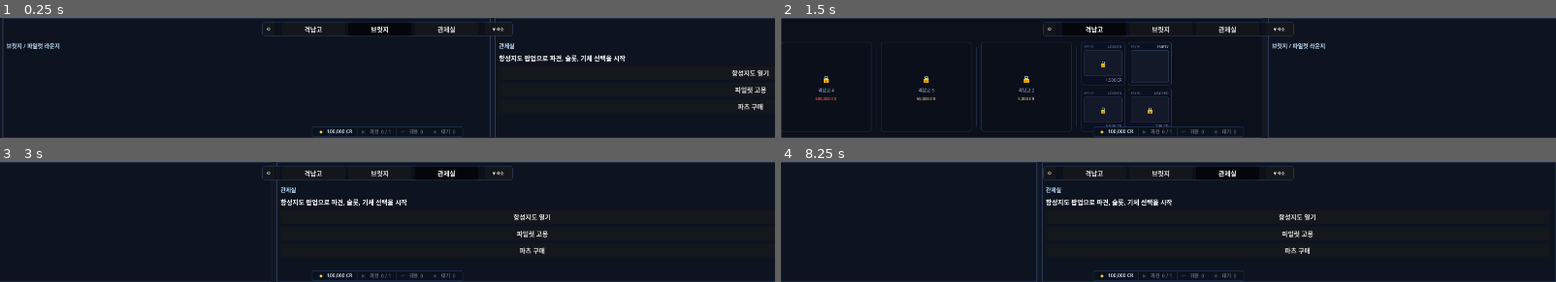
Above: before the commit, frames 1-4 (two rows, left to right).
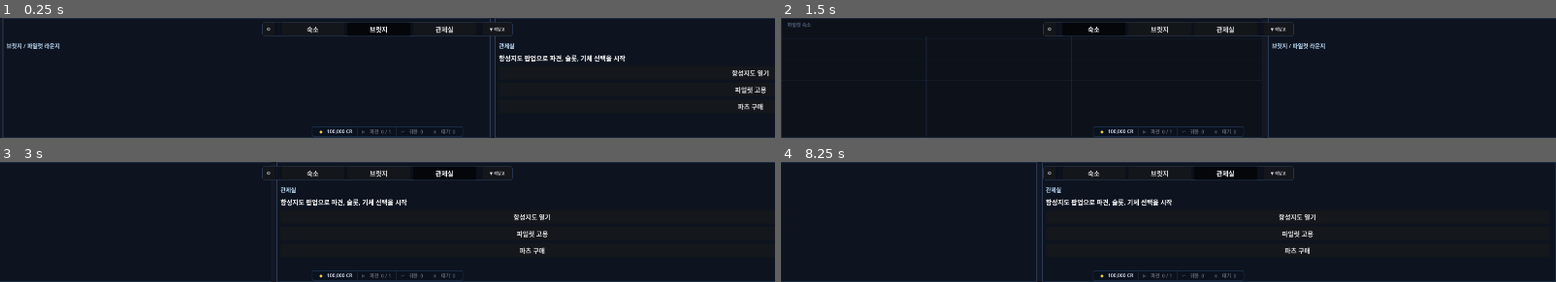
Above: after the commit, the same moments.

Repository: havergooday/dockclicker
Game: Godot game, scene res://scenes/main/main.tscn
Same seed, same stepped clock (60 frames per second), same inputs: the game is played once before the commit and once after it.
Inputs (mouse positions are in pixels of both pictures, inside the frame that each line leads up to):
- Up to frame 1 (0.25 s): no input
- Up to frame 2 (1.5 s): click (1091, 28) at 0.5 s, where only the run before the commit has a clickable "격납고"; click (1091, 28) at 1.25 s, where only the run after the commit has a clickable "숙소"
- Up to frame 3 (3 s): click "브릿지" at 2 s; click "관제실" at 2.75 s
- Up to frame 4 (8.25 s): click "항성지도 열기" at 3.5 s; click "파일럿 고용" at 4.25 s; click "파츠 구매" at 5 s; click "⚙" at 5.75 s; click (1277, 172) at 6.5 s, where only the run before the commit has a clickable "▼ 숙소"; click (1277, 172) at 7.25 s, where only the run after the commit has a clickable "▼ 격납고"; click "× 닫기" at 8 s

The runs differ from the first frame. In frame 1, 0.3% of the frame differs, in the area x 39-66%, y 6-13%; in frame 2, 2.1%, in the area x 0-66%, y 3-99%; in frame 3, 0.3%; in frame 4, 0.3%.

Commit message:
feat: 격납고↔숙소 존 재배치 + 파일럿 로밍 영역 확대
- 격납고(HangarZone) → 하부 데크(0~3700px) 전체로 이동
- 상부 데크 격납고 자리 → 파일럿 숙소 구역(0~1200px)으로 교체
- 파일럿 로밍 레이어: 브릿지(1200~2420) → 숙소+브릿지(0~2420) 전체 확대
- 격납고 배치 개편: [그룹3][그룹2] | [그룹0 중앙] | [그룹1] 양방향 확장
- 첫 진입 시 그룹0 중앙 정렬, 재진입 시 이전 스크롤 위치 복원
- nav 탭: 격납고 → 숙소 / 데크 버튼: ▼ 격납고 / ▲ 상부

Co-Authored-By: Claude Sonnet 4.6 <noreply@anthropic.com>

Diff:
--- a/scripts/ui/hangar_zone.gd
+++ b/scripts/ui/hangar_zone.gd
@@ -16,7 +16,7 @@
 var _drag_start_x:   float           = -1.0
 var _drag_start_h:   int             = 0
 var _was_dragging:   bool            = false
-var _bay_scroll_pos: int             = 999999
+var _bay_scroll_pos: int             = -1    # -1 = 미초기화, 첫 빌드에서 중앙 정렬
 var _needs_rebuild:  bool            = false
 
 # 인라인 확인 상태 ("" | "hangar" | "bay")
@@ -129,8 +129,8 @@
 	var margin := MarginContainer.new()
 	margin.add_theme_constant_override("margin_top",    10)
 	margin.add_theme_constant_override("margin_bottom", 10)
-	margin.add_theme_constant_override("margin_left",   0)
-	margin.add_theme_constant_override("margin_right",  0)
+	margin.add_theme_constant_override("margin_left",   12)
+	margin.add_theme_constant_override("margin_right",  12)
 	margin.mouse_filter = Control.MOUSE_FILTER_IGNORE
 	scroll.add_child(margin)
 
@@ -140,30 +140,64 @@
 	margin.add_child(hbox)
 
 	var groups: Array = GameState.hangar_groups
-	var num := groups.size()
-
-	# 높은 인덱스(좌측)부터 0(우측) 순서로 추가
-	for rev in num:
-		var g_idx: int = num - 1 - rev
-		if rev > 0:
-			hbox.add_child(_make_sep())
+
+	# 새 레이아웃: [그룹3][그룹2] | [그룹0 중앙] | [그룹1]
+	# 좌측 확장: 3, 2 / 중앙 기본: 0 / 우측 확장: 1
+	var left_idxs  := [3, 2]
+	var center_idx := 0
+	var right_idxs := [1]
+
+	for g_idx: int in left_idxs:
+		if g_idx >= groups.size():
+			continue
 		var group: DispatchManager.HangarGroup = groups[g_idx]
 		if group.locked:
 			hbox.add_child(_make_hangar_block(g_idx, group))
 		else:
 			hbox.add_child(_make_hangar_grid(g_idx))
-
-	var rpad := Control.new()
-	rpad.custom_minimum_size = Vector2(12, 0)
-	rpad.mouse_filter = Control.MOUSE_FILTER_IGNORE
-	hbox.add_child(rpad)
+		hbox.add_child(_make_sep())
+
+	var center_group: DispatchManager.HangarGroup = groups[center_idx]
+	if center_group.locked:
+		hbox.add_child(_make_hangar_block(center_idx, center_group))
+	else:
+		hbox.add_child(_make_hangar_grid(center_idx))
+
+	for g_idx: int in right_idxs:
+		if g_idx >= groups.size():
+			continue
+		hbox.add_child(_make_sep())
+		var group: DispatchManager.HangarGroup = groups[g_idx]
+		if group.locked:
+			hbox.add_child(_make_hangar_block(g_idx, group))
+		else:
+			hbox.add_child(_make_hangar_grid(g_idx))
 
 	call_deferred("_restore_scroll")
+	call_deferred("_center_on_group0")
 
 
 func _restore_scroll() -> void:
-	if is_instance_valid(_scroll_ref):
+	if not is_instance_valid(_scroll_ref):
+		return
+	if _bay_scroll_pos >= 0:
 		_scroll_ref.scroll_horizontal = _bay_scroll_pos
+	# _bay_scroll_pos < 0 이면 _center_on_group0 가 처리
+
+
+func _center_on_group0() -> void:
+	if not is_instance_valid(_scroll_ref):
+		return
+	if _bay_scroll_pos >= 0:
+		return  # 이미 저장된 위치 복원 중
+	# 좌측 그룹 2개(3, 2) + 구분선 2개 + 마진이 group0 앞에 위치
+	const LPAD  : int = 12
+	const GRP_W : int = CARD_W * 2 + CARD_SEP   # 224
+	const SEP_W : int = GROUP_SEP                 # 24
+	var left_w  : int = GRP_W + SEP_W + GRP_W + SEP_W  # 496
+	var group0_center_x : int = LPAD + left_w + GRP_W / 2   # 620
+	var target : int = maxi(0, group0_center_x - int(_scroll_ref.size.x * 0.5))
+	_scroll_ref.scroll_horizontal = target
 
 
 # ── 격납고 구성 요소 ─────────────────────────────────────────
--- a/scripts/ui/ship_canvas.gd
+++ b/scripts/ui/ship_canvas.gd
@@ -8,9 +8,9 @@
 const HANGAR_ZONE_SCR        := preload("res://scripts/ui/hangar_zone.gd")
 
 const NAV_ITEMS: Array = [
-	{"id": "hangar", "label": "격납고", "x": 0.0},
-	{"id": "bridge", "label": "브릿지", "x": 1200.0},
-	{"id": "control", "label": "관제실", "x": 2420.0},
+	{"id": "quarters", "label": "숙소",   "x": 0.0},
+	{"id": "bridge",   "label": "브릿지", "x": 1200.0},
+	{"id": "control",  "label": "관제실", "x": 2420.0},
 ]
 
 const DECK_HEIGHT      := 300.0  # 데크 한 층 높이 (= 창 높이)
@@ -156,18 +156,18 @@
 
 	# 데크 전환 버튼
 	_deck_btn = Button.new()
-	_deck_btn.text = "▼ 숙소"
-	_deck_btn.custom_minimum_size = Vector2(66, 26)
+	_deck_btn.text = "▼ 격납고"
+	_deck_btn.custom_minimum_size = Vector2(72, 26)
 	_deck_btn.add_theme_font_size_override("font_size", 10)
 	_deck_btn.pressed.connect(func(): _snap_to_deck(1 - _current_deck))
 	row.add_child(_deck_btn)
 
 
 func _build_zone_panels() -> void:
-	_make_hangar_zone()
+	_make_quarters_zone()
 	_make_bridge_zone()
 	_make_control_zone()
-	_make_lower_deck()
+	_make_hangar_zone()
 
 
 func _make_hangar_zone() -> void:
@@ -177,9 +177,9 @@
 	zone.anchor_right  = 0.0
 	zone.anchor_bottom = 0.0
 	zone.offset_left   = 0.0
-	zone.offset_top    = 0.0
-	zone.offset_right  = 1200.0
-	zone.offset_bottom = DECK_HEIGHT
+	zone.offset_top    = DECK_HEIGHT        # 하부 데크
+	zone.offset_right  = 3700.0
+	zone.offset_bottom = DECK_HEIGHT * 2.0
 	zone.connect("navigate_to_control_requested", func():
 		_scroll_to_zone(2420.0)
 		get_tree().create_timer(0.28).timeout.connect(_open_star_map)
@@ -190,17 +190,74 @@
 	_content.add_child(zone)
 
 
+func _make_quarters_zone() -> void:
+	var zone := Control.new()
+	zone.anchor_left   = 0.0; zone.anchor_top    = 0.0
+	zone.anchor_right  = 0.0; zone.anchor_bottom = 0.0
+	zone.offset_left   = 0.0;    zone.offset_top    = 0.0
+	zone.offset_right  = 1200.0; zone.offset_bottom = DECK_HEIGHT
+	zone.mouse_filter  = Control.MOUSE_FILTER_IGNORE
+
+	# 배경 — 브릿지보다 약간 따뜻한 어두운 톤
+	var style := StyleBoxFlat.new()
+	style.bg_color     = Color(0.05, 0.07, 0.10, 0.82)
+	style.border_color = Color(0.22, 0.30, 0.48, 0.70)
+	style.set_border_width_all(1)
+	var bg := PanelContainer.new()
+	bg.set_anchors_preset(Control.PRESET_FULL_RECT)
+	bg.add_theme_stylebox_override("panel", style)
+	bg.mouse_filter = Control.MOUSE_FILTER_IGNORE
+	zone.add_child(bg)
+
+	# 수평 침대 라인 — 숙소 느낌
+	for i in 4:
+		var stripe := ColorRect.new()
+		stripe.anchor_left   = 0.0; stripe.anchor_right  = 1.0
+		stripe.anchor_top    = 0.0; stripe.anchor_bottom = 0.0
+		stripe.offset_top    = 52.0 + float(i) * 52.0
+		stripe.offset_bottom = stripe.offset_top + 1.0
+		stripe.color = Color(0.16, 0.22, 0.36, 0.22)
+		stripe.mouse_filter = Control.MOUSE_FILTER_IGNORE
+		zone.add_child(stripe)
+
+	# 세로 룸 구분선 (3칸으로 나눔)
+	for i in 2:
+		var div := ColorRect.new()
+		div.anchor_left = 0.0; div.anchor_right  = 0.0
+		div.anchor_top  = 0.0; div.anchor_bottom = 1.0
+		div.offset_left   = float(i + 1) * 360.0 - 1.0
+		div.offset_right  = float(i + 1) * 360.0 + 1.0
+		div.offset_top    = 46.0; div.offset_bottom = -4.0
+		div.color = Color(0.20, 0.28, 0.44, 0.35)
+		div.mouse_filter = Control.MOUSE_FILTER_IGNORE
+		zone.add_child(div)
+
+	var title_lbl := Label.new()
+	title_lbl.text = "파일럿 숙소"
+	title_lbl.add_theme_font_size_override("font_size", 12)
+	title_lbl.modulate = Color(0.52, 0.64, 0.82, 0.55)
+	title_lbl.anchor_left = 0.0; title_lbl.anchor_top = 0.0
+	title_lbl.offset_left = 16.0; title_lbl.offset_top = 8.0
+	title_lbl.mouse_filter = Control.MOUSE_FILTER_IGNORE
+	zone.add_child(title_lbl)
+
+	_content.add_child(zone)
+
+
 func _make_bridge_zone() -> void:
-	var zone := _make_zone_base(1200.0, 2420.0, "브릿지 / 파일럿 라운지")
-
-	# 파일럿 로밍 레이어 — ZoneRoot 위에 별도 Control
+	_make_zone_base(1200.0, 2420.0, "브릿지 / 파일럿 라운지")
+
+	# 파일럿 로밍 레이어 — 숙소(0~1200) + 브릿지(1200~2420) 전체를 커버
 	var roam_layer := Control.new()
 	roam_layer.name = "RoamLayer"
-	roam_layer.set_anchors_preset(Control.PRESET_FULL_RECT)
+	roam_layer.anchor_left   = 0.0; roam_layer.anchor_top    = 0.0
+	roam_layer.anchor_right  = 0.0; roam_layer.anchor_bottom = 0.0
+	roam_layer.offset_left   = 0.0
 	roam_layer.offset_top    = 50.0
-	roam_layer.offset_bottom = -10.0
+	roam_layer.offset_right  = 2420.0
+	roam_layer.offset_bottom = DECK_HEIGHT - 10.0
 	roam_layer.mouse_filter = Control.MOUSE_FILTER_IGNORE
-	zone.add_child(roam_layer)
+	_content.add_child(roam_layer)
 	_bridge_zone_root = roam_layer
 
 	GameState.pilot_hired.connect(func(_id): _sync_bridge_pilots())
@@ -315,54 +372,6 @@
 			_content.add_child(edge)
 
 
-func _make_lower_deck() -> void:
-	var zone := Control.new()
-	zone.anchor_left   = 0.0
-	zone.anchor_top    = 0.0
-	zone.anchor_right  = 0.0
-	zone.anchor_bottom = 0.0
-	zone.offset_left   = 0.0
-	zone.offset_top    = DECK_HEIGHT
-	zone.offset_right  = 3700.0
-	zone.offset_bottom = DECK_HEIGHT * 2.0
-	zone.mouse_filter  = Control.MOUSE_FILTER_IGNORE
-
-	# 배경
-	var bg_sty := StyleBoxFlat.new()
-	bg_sty.bg_color       = Color(0.03, 0.05, 0.09, 1.0)
-	bg_sty.border_color   = Color(0.20, 0.32, 0.50, 0.70)
-	bg_sty.border_width_top = 2
-	var bg := PanelContainer.new()
-	bg.set_anchors_preset(Control.PRESET_FULL_RECT)
-	bg.add_theme_stylebox_override("panel", bg_sty)
-	bg.mouse_filter = Control.MOUSE_FILTER_IGNORE
-	zone.add_child(bg)
-
-	# 바닥 줄무늬 — 숙소 느낌
-	for i in 6:
-		var stripe := ColorRect.new()
-		stripe.anchor_left   = 0.0
-		stripe.anchor_top    = 0.0
-		stripe.anchor_right  = 1.0
-		stripe.anchor_bottom = 0.0
-		stripe.offset_top    = float(i) * 50.0
-		stripe.offset_bottom = float(i) * 50.0 + 1.0
-		stripe.color = Color(0.12, 0.20, 0.34, 0.18)
-		stripe.mouse_filter = Control.MOUSE_FILTER_IGNORE
-		zone.add_child(stripe)
-
-	# 플레이스홀더 레이블
-	var lbl := Label.new()
-	lbl.text = "하부 데크 — 숙소"
-	lbl.set_anchors_and_offsets_preset(Control.PRESET_FULL_RECT)
-	lbl.horizontal_alignment = HORIZONTAL_ALIGNMENT_CENTER
-	lbl.vertical_alignment   = VERTICAL_ALIGNMENT_CENTER
-	lbl.add_theme_font_size_override("font_size", 15)
-	lbl.modulate = Color(0.22, 0.32, 0.48)
-	lbl.mouse_filter = Control.MOUSE_FILTER_IGNORE
-	zone.add_child(lbl)
-
-	_content.add_child(zone)
 
 
 # ── 팝업 관리 ─────────────────────────────────────────────────
@@ -411,7 +420,7 @@
 func _sync_bridge_pilots() -> void:
 	if _bridge_zone_root == null:
 		return
-	var zone_w := 1220.0
+	var zone_w := 2400.0  # 숙소(0~1200) + 브릿지(1200~2420) 전체
 	var zone_h := maxf(_bridge_zone_root.size.y, 240.0)
 	var current_ids := {}
 	for p in GameState.hired_pilots:
@@ -509,7 +518,7 @@
 
 func _update_deck_indicator() -> void:
 	if is_instance_valid(_deck_btn):
-		_deck_btn.text = "▼ 숙소" if _current_deck == 0 else "▲ 상부"
+		_deck_btn.text = "▼ 격납고" if _current_deck == 0 else "▲ 상부"
 
 
 func _build_options_popup() -> void:
Not shown, changed: docs/implemented-features.md
